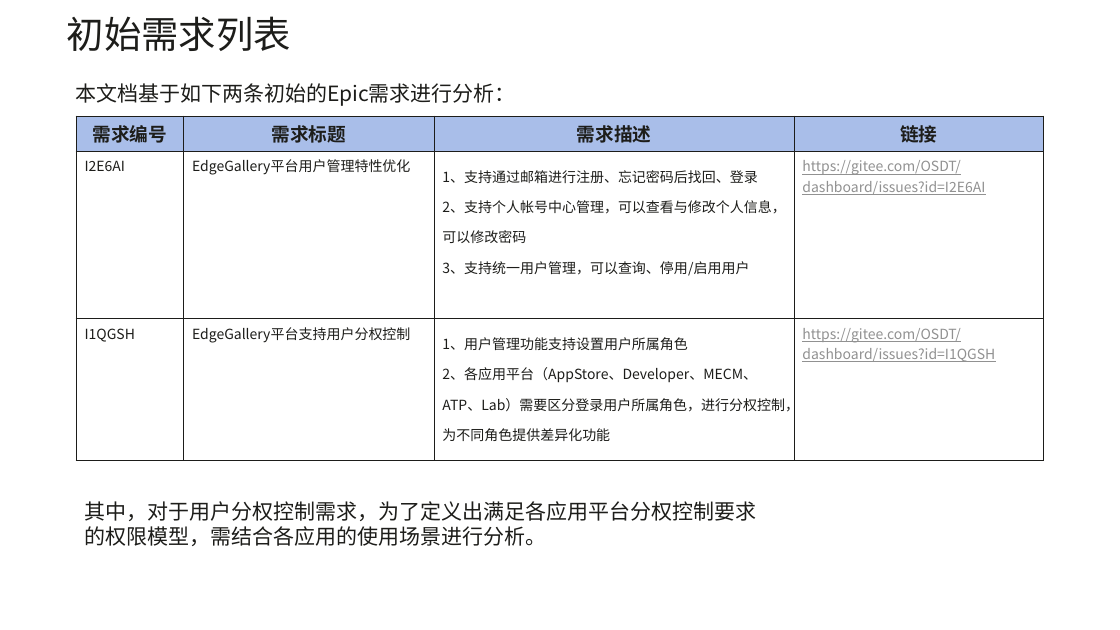
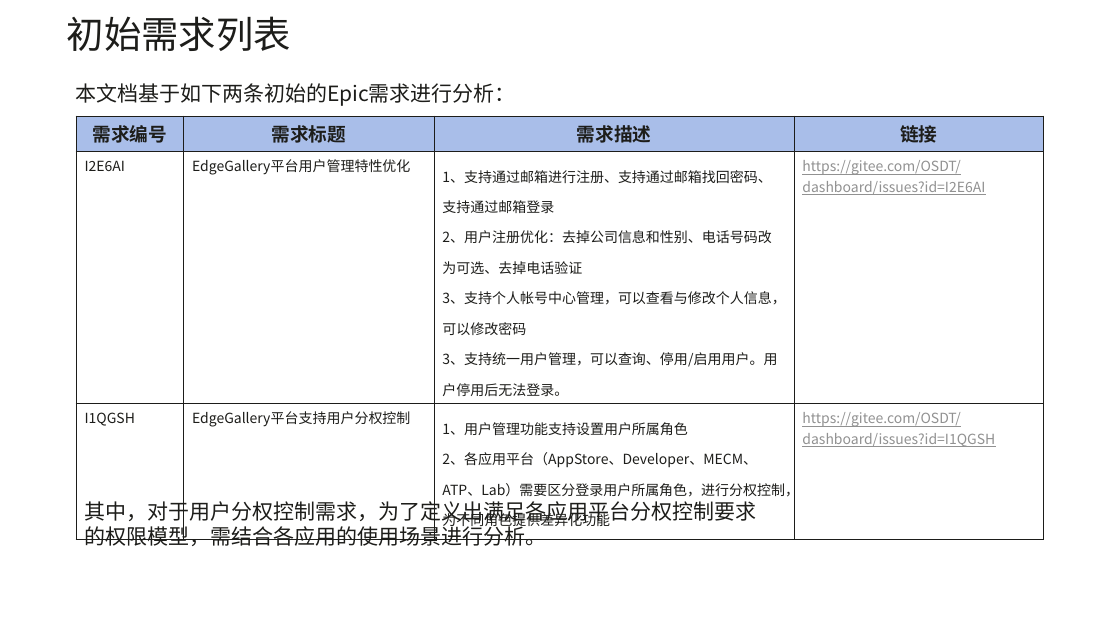
Before and after one commit to EdgeGallery/community, a slide deck: slide 3 of Architecture WG/Requirements/v1.1/Edge Gallery1.1 用户管理特性优化与分权控制方案分析.pptx. Drawn at 1120x630 pixels with LibreOffice and Linux fonts; fonts in the diff are those of the drawing; background and template pictures are left out. Boxes give left, top, right and bottom in pixels: in the first picture for what was removed or moved away, otherwise in the second. Text is boxed around its words. In the diff, an @@ line names an element or a change of style, - is before the commit and + after.

Commit message:
!101 更新用户管理特性优化与分权控制方案分析文档 * 更新用户管理特性优化与分权控制方案分析文档

```diff
--- a/Architecture WG/Requirements/v1.1/Edge Gallery1.1 用户管理特性优化与分权控制方案分析.pptx
+++ b/Architecture WG/Requirements/v1.1/Edge Gallery1.1 用户管理特性优化与分权控制方案分析.pptx
@@ table at bbox=[76, 116, 1044, 533] @@
-row 2, column 3: 1、支持通过邮箱进行注册、忘记密码后找回、登录 2、支持个人帐号中心管理，可以查看与修改个人信息，可以修改密码 3、支持统一用户管理，可以查询、停用/启用用户
+row 2, column 3: 1、支持通过邮箱进行注册、支持通过邮箱找回密码、支持通过邮箱登录 / 2、用户注册优化：去掉公司信息和性别、电话号码改为可选、去掉电话验证 3、支持个人帐号中心管理，可以查看与修改个人信息，可以修改密码 3、支持统一用户管理，可以查询、停用/启用用户。用户停用后无法登录。
```
Also in this commit, not shown: 7 other slides changed.
